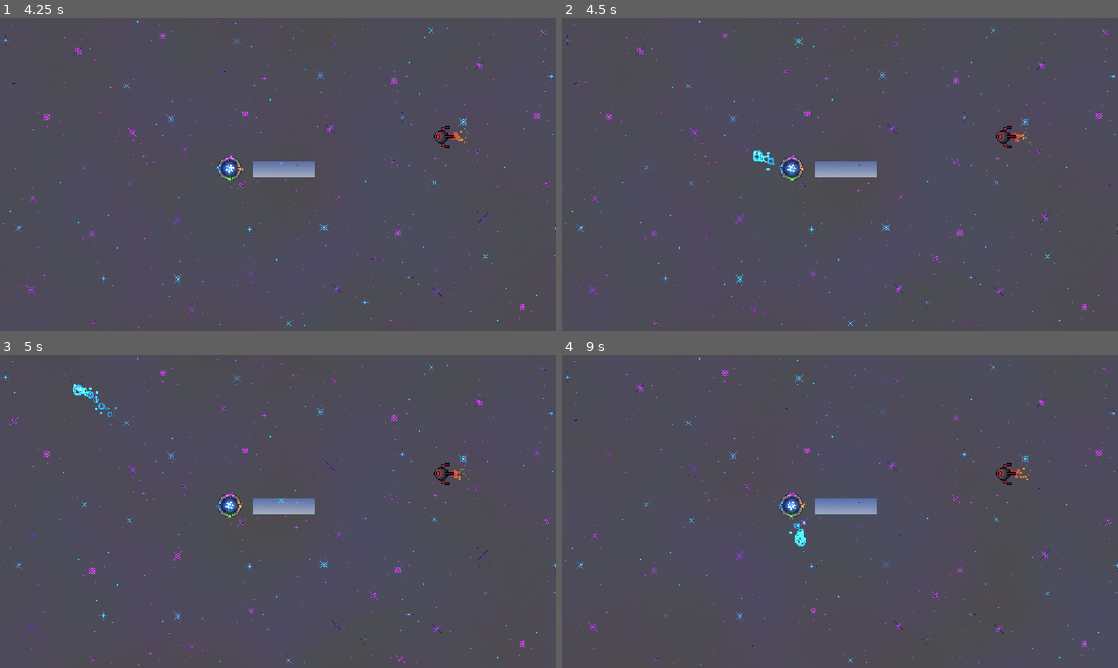
Above: before the commit, frames 1-4 (two rows, left to right).
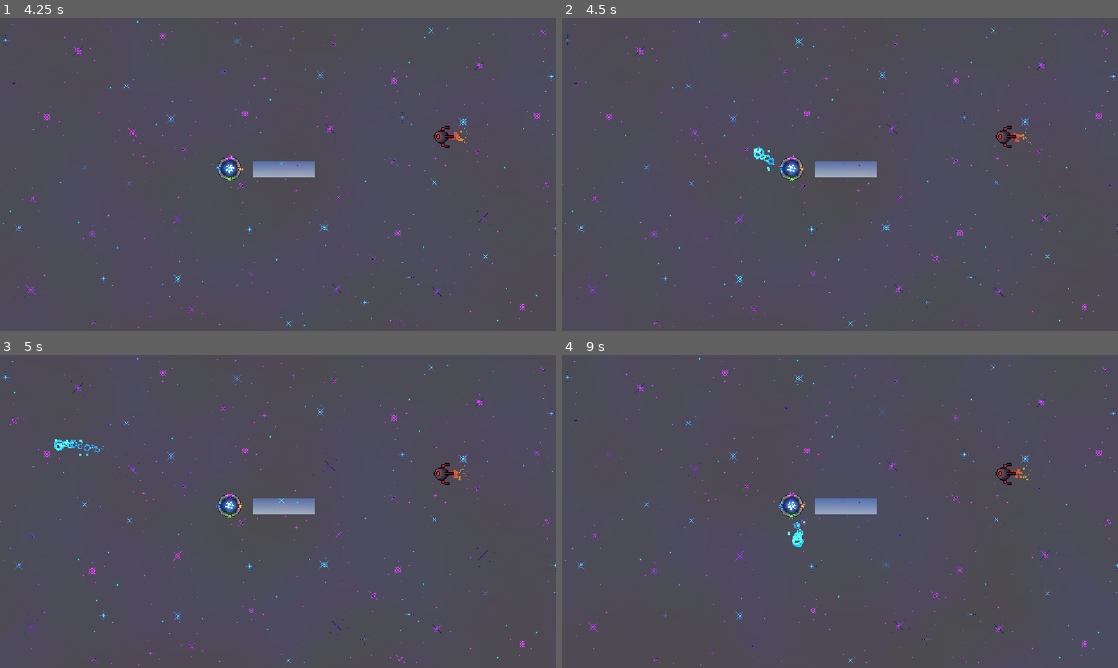
Above: after the commit, the same moments.

Repository: eee12342/New-Game
Game: Godot game, scene res://scenes/main.tscn
Same seed, same stepped clock (60 frames per second), same inputs: the game is played once before the commit and once after it.
Inputs (mouse positions are in pixels of both pictures, inside the frame that each line leads up to):
- Up to frame 1 (4.25 s): move the mouse to (400, 158) at 0.52 s; tap one key every 0.75 s from 0.6 s: A (colour1) W (colour2) D (colour3) S (colour4); move the mouse to (166, 190) at 1.27 s; move the mouse to (333, 105) at 2.02 s; move the mouse to (250, 237) at 2.77 s; move the mouse to (444, 221) at 3.52 s; hold Shift (colour_change_mode) from 3.53 s (still down)
- Up to frame 2 (4.5 s): move the mouse to (673, 127) at 4.27 s; release Shift (colour_change_mode) at 4.28 s; click (673, 127) at 4.35 s
- Up to frame 3 (5 s): no input
- Up to frame 4 (9 s): move the mouse to (867, 511) at 5.02 s; tap one key every 0.75 s from 5.1 s: A (colour1) W (colour2) D (colour3) S (colour4); move the mouse to (756, 433) at 5.77 s; move the mouse to (962, 495) at 6.52 s; move the mouse to (728, 527) at 7.27 s; move the mouse to (895, 442) at 8.02 s; hold Shift (colour_change_mode) 8.03-8.78 s; move the mouse to (812, 574) at 8.77 s; click (812, 574) at 8.85 s

Frame 1 is identical in both runs. In frame 2, less than 0.1% of the frame differs, in the area x 34-38%, y 41-49%; in frame 3, 0.3%, in the area x 9-23%, y 9-33%; in frame 4, 0.1%.

Commit message:
Tune bullet movement and delays
This commit reduces blue bullet oscillation intensity and changes its motion curve to a cosine-based sway while adjusting charge-dependent scaling and size growth. It also adds a 2s delay to the purple bullet timer to make its behavior more controlled and deliberate.

Diff:
--- a/scenes/character/bullet/blue/bulletblue.gd
+++ b/scenes/character/bullet/blue/bulletblue.gd
@@ -1,8 +1,8 @@
 extends Bullet
 
 
-@export var frequency: float = 100
-@export var amplitude: float = 200
+@export var frequency: float = 10
+@export var amplitude: float = 20
 var time_passed: float = 0
 
 const MAX_CHARGE_TIME: float = 1000
@@ -14,7 +14,7 @@
 
 	amplitude *= (chrg_time / 100 + 1)
 	frequency *= (chrg_time / 1000 + 1)
-	scale = Vector2(scale.x * (chrg_time / 1000) + 1.5, scale.y * (chrg_time / 1000) + 1.5)
+	scale = Vector2(scale.x * (chrg_time / 800) + 1.5, scale.y * (chrg_time / 800) + 1.5)
 	if scale < Vector2.ONE:
 		scale = Vector2.ONE
 
@@ -22,6 +22,6 @@
 func move(delta: float) -> Vector2:
 	time_passed += delta * frequency
 	var vel_x = speed
-	var vel_y = sin(time_passed) * amplitude
+	var vel_y = cos(time_passed) * amplitude * frequency
 
 	return Vector2(vel_x, vel_y).rotated(dir)
--- a/scenes/character/bullet/purple/bullet_purple.tscn
+++ b/scenes/character/bullet/purple/bullet_purple.tscn
@@ -32,6 +32,7 @@
 texture = ExtResource("2_axnbm")
 
 [node name="Delay" type="Timer" parent="." unique_id=1543084004]
+wait_time = 2.0
 one_shot = true
 
 [node name="Effects" type="Node2D" parent="." unique_id=356769769]
